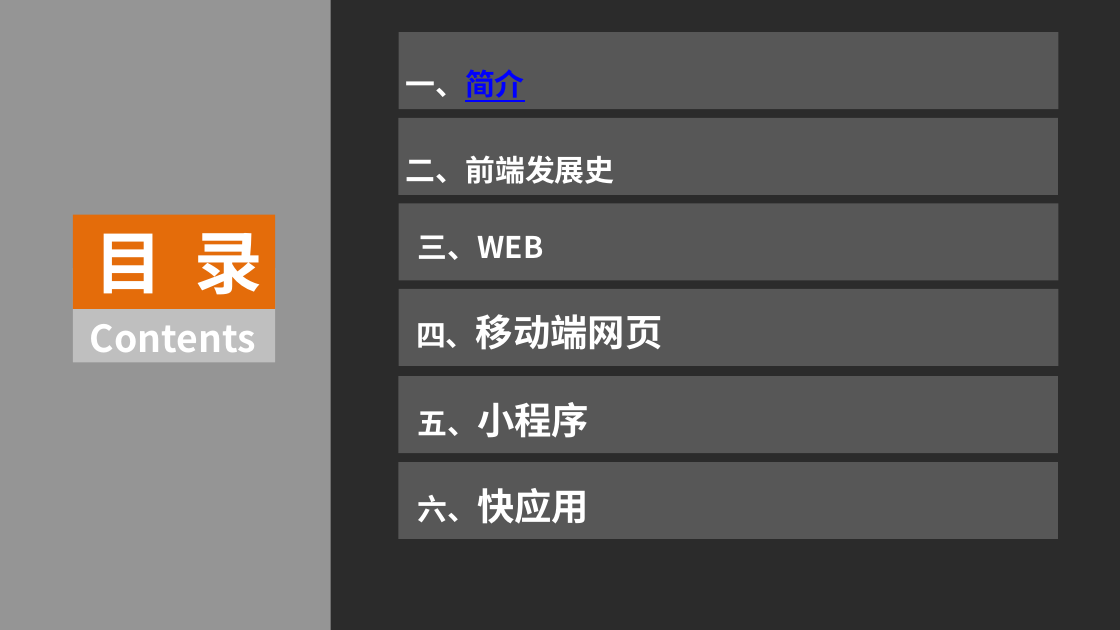
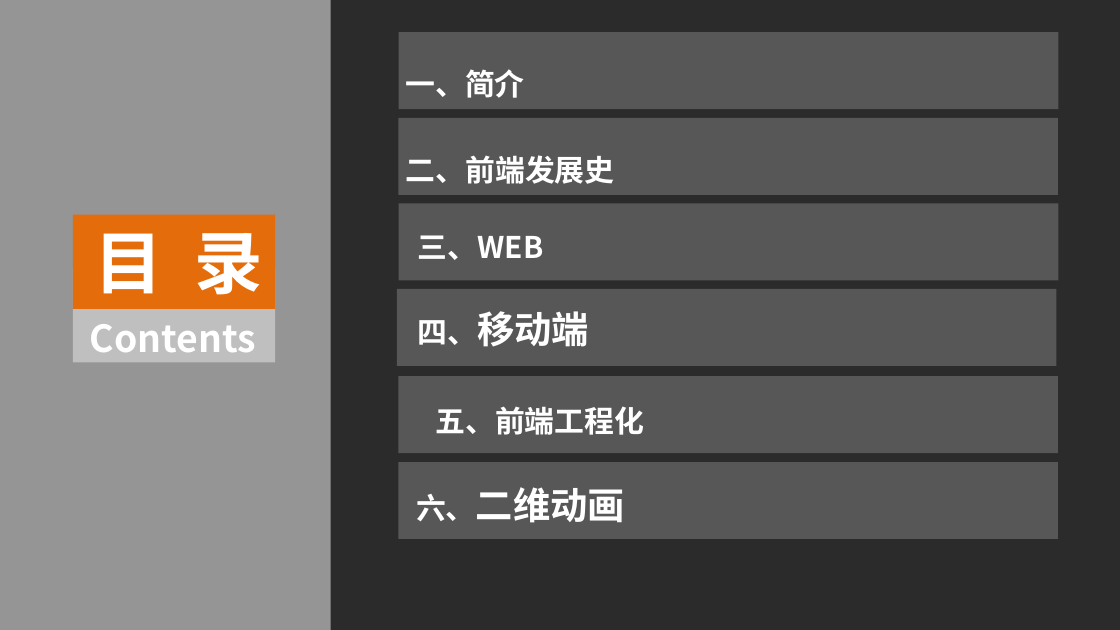
Before and after one commit to luke93h/git-blog, a slide deck: slide 2 of src/大前端简介.pptx. Drawn at 1120x630 pixels with LibreOffice and Linux fonts; fonts in the diff are those of the drawing; background and template pictures are left out; a plain dark background stands for a picture behind light text. Boxes give left, top, right and bottom in pixels: in the first picture for what was removed or moved away, otherwise in the second. Text is boxed around its words. In the diff, an @@ line names an element or a change of style, - is before the commit and + after.

```diff
--- a/src/大前端简介.pptx
+++ b/src/大前端简介.pptx
@@ text "一、简介" at [405, 69, 524, 98]: text colour #0000FF to #FFFFFF, underline off in "一、简介" @@
@@ text at [417, 311, 589, 347]: text changed @@
-四、移动端网页
+四、移动端
@@ text at [435, 406, 644, 435]: text changed @@
-五、小程序
+五、前端工程化
@@ text at [416, 487, 625, 523]: text changed @@
-六、快应用
+六、二维动画
```
Also in this commit, not shown: 1 other slide changed, 1 slide removed, 1 other file.
